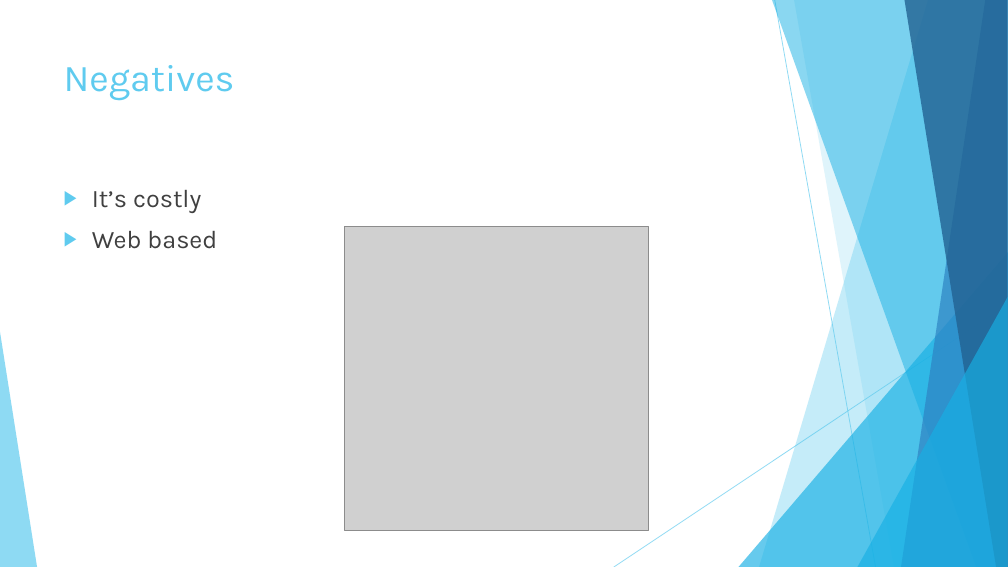
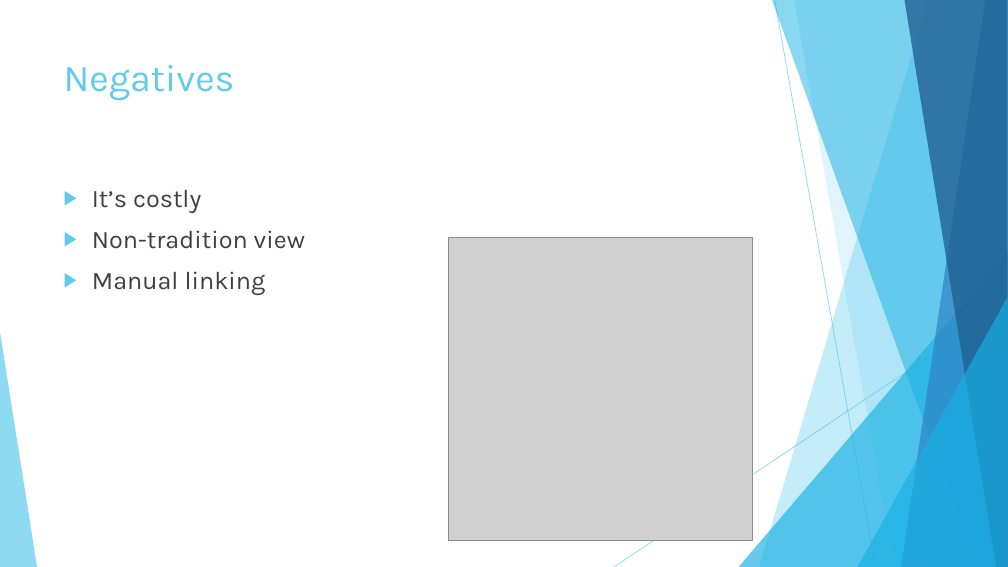
Before and after one commit to plamenti/Telerik2015, a slide deck: slide 7 of 06.Test Plan/TCMS Polarion.pptx. Drawn at 1008x567 pixels with LibreOffice and Linux fonts; fonts in the diff are those of the drawing; grey boxes stand for pictures. Boxes give left, top, right and bottom in pixels: in the first picture for what was removed or moved away, otherwise in the second. Text is boxed around its words. In the diff, an @@ line names an element or a change of style, - is before the commit and + after.

Commit message:
Added negatives to the presentation

```diff
--- a/06.Test Plan/TCMS Polarion.pptx
+++ b/06.Test Plan/TCMS Polarion.pptx
@@ text at (92,230,305,295): text changed @@
-▶ Web based
+▶ Non-tradition view
+▶ Manual linking
@@ picture: place and size @@
-picture at (345,226,649,530)
+picture at (449,237,753,541)
```
Also in this commit, not shown: 1 other slide changed.
